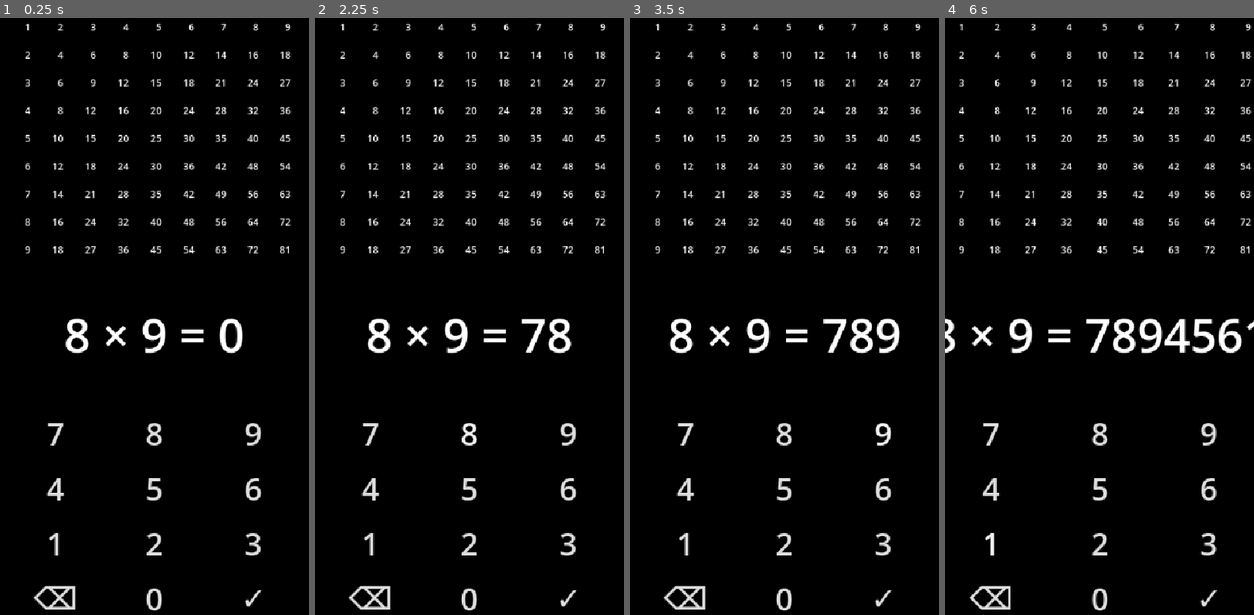
Above: before the commit, frames 1-4 (left to right).
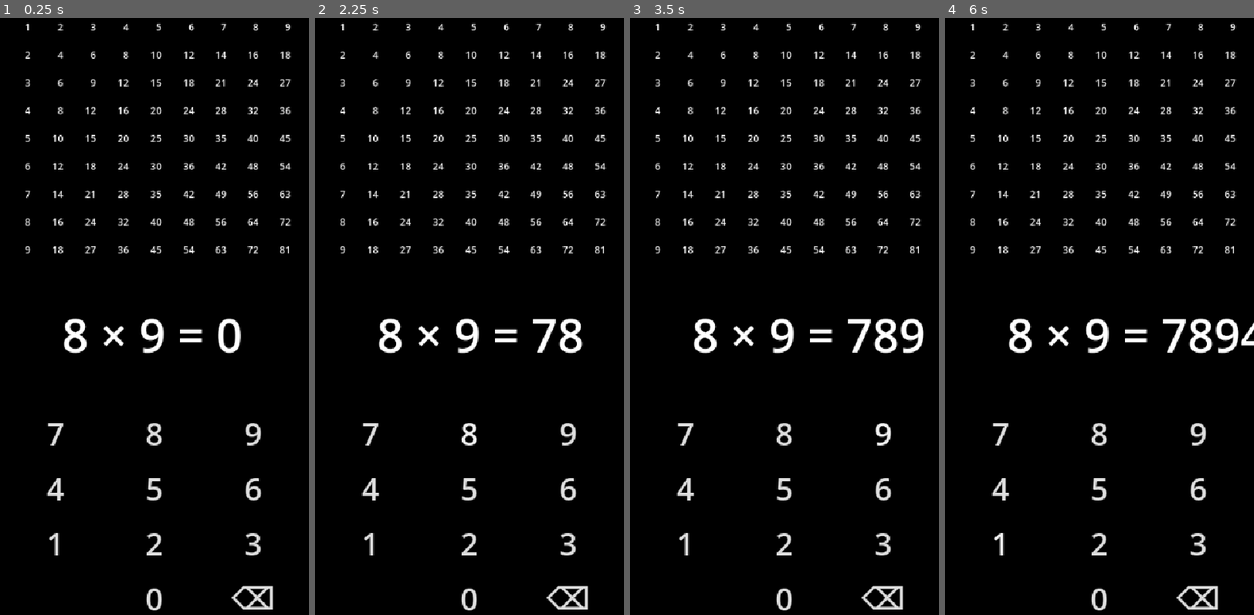
Above: after the commit, the same moments.

Repository: not-learning/einmaleins
Game: Godot game, scene res://main.tscn
The game is run twice, just before and just after one commit, with the same random seed, the same clock (stepped at 60 frames per second) and the same inputs.
Inputs:
- Up to frame 1 (0.25 s): no input
- Up to frame 2 (2.25 s): click "0" at 0.5 s; click "7" at 1.25 s; click "8" at 2 s
- Up to frame 3 (3.5 s): click "9" at 2.75 s
- Up to frame 4 (6 s): click "4" at 3.5 s; click "5" at 4.25 s; click "6" at 5 s; click "1" at 5.75 s

The runs differ from the first frame. In frame 1, 1.4% of the frame differs, in the area x 10-89%, y 50-100%; in frame 2, 2.5%; in frame 3, 3.0%; in frame 4, 7.8%, in the area x 0-100%, y 0-100%.

Commit message:
No more "Check"; ✓ upon correct

Diff:
--- a/exercise.gd
+++ b/exercise.gd
@@ -1,11 +1,10 @@
 extends Label
 
-signal correct
+signal correct(a: int, b: int)
 
 var a: int
 var b: int
 var ans: int
-var check: bool
 var ex: String
 
 func _ready() -> void:
@@ -15,7 +14,7 @@
 func _process(_delta: float) -> void:
 	ex = "%d × %d = " % [a, b]
 	text = ex + str(ans)
-	if check && ans == a * b:
+	if ans == a * b:
 		a = randi() % 8 + 2
 		b = randi() % 8 + 2
-		correct.emit()
+		correct.emit(a, b)
--- a/exercise.tscn
+++ b/exercise.tscn
@@ -5,12 +5,14 @@
 [node name="ExMargin" type="MarginContainer"]
 offset_right = 40.0
 offset_bottom = 40.0
-size_flags_horizontal = 4
+size_flags_horizontal = 3
 size_flags_vertical = 0
+theme_override_constants/margin_left = 100
 theme_override_constants/margin_top = 50
 theme_override_constants/margin_bottom = 50
 
 [node name="Exercise" type="Label" parent="."]
 layout_mode = 2
 theme_override_font_sizes/font_size = 75
+clip_text = true
 script = ExtResource("1_7w0te")
--- a/keypad.gd
+++ b/keypad.gd
@@ -1,6 +1,6 @@
 extends GridContainer
 
-signal ans_upd(num: int, check: bool)
+signal ans_upd(num: int)
 
 @export var button_scene: PackedScene
 var ans: int
@@ -17,12 +17,12 @@
 	"7", "8", "9",
 	"4", "5", "6",
 	"1", "2", "3",
-	"⌫", "0", "✓",
+	" ", "0", "⌫",
 ]
 
 func _ready() -> void:
 	for i in 12:
-		var keyMarg = button_scene.instantiate()
+		var keyMarg = preload("res://key_num.tscn").instantiate()
 		add_child(keyMarg)
 		var btn = keyMarg.get_node("KeyNum")
 		btn.text = strs[i]
@@ -30,17 +30,13 @@
 		btn.send_num.connect(_on_send_num)
 
 func _on_send_num(num: int):
-	check = false
-	if num == 9:
+	if num == 11:
 		ans /= 10
-	elif num == 11:
-		check = true
 	else:
 		ans = nums[num] + 10*ans
-	ans_upd.emit(ans, check)
+	ans_upd.emit(ans)
 
-func _process(delta: float) -> void:
-	check = false
+func _process(_delta: float) -> void:
 	if Input.is_action_just_pressed("kb_0"):
 		ans *= 10
 	if Input.is_action_just_pressed("kb_1"):
@@ -63,6 +59,4 @@
 		ans = 10*ans + 9
 	if Input.is_action_just_pressed("kb_erase"):
 		ans /= 10
-	if Input.is_action_just_pressed("kb_check"):
-		check = true
-	ans_upd.emit(ans, check)
+	ans_upd.emit(ans)
--- a/main.gd
+++ b/main.gd
@@ -2,20 +2,26 @@
 
 var ex: Label
 var kp: GridContainer
+var xt: Array[Node]
 
 func _ready() -> void:
 	kp = get_node("KeypadMargin/Keypad")
 	kp.ans_upd.connect(_on_ans_upd)
 	ex = get_node("ExMargin/Exercise")
 	ex.correct.connect(_on_correct)
+	var a := get_node("Xtable")
+	xt = a.get_child(0).get_children()
 
-func _on_ans_upd(ans: int, check: bool):
+func _on_ans_upd(ans: int):
 	ex.ans = ans
-	ex.check = check
 
-func _on_correct():
+func _on_correct(a: int, b: int):
 	kp.ans = 0
 	ex.ans = 0
+	var i1 := 9*b + a-10
+	var i2 := 9*a + b-10
+	xt[i1].get_node("Mult").text = "✓"
+	xt[i2].get_node("Mult").text = "✓"
 
 func _process(delta: float) -> void:
 	pass
--- a/xtable.gd
+++ b/xtable.gd
@@ -5,9 +5,13 @@
 func _ready() -> void:
 	for i in 9:
 		for j in 9:
-			var mul = mult_scene.instantiate()
+			var mul = preload("res://mult.tscn").instantiate()
 			mul.get_node("Mult").text = str((i+1) * (j+1))
 			add_child(mul)
+	var tt := get_children()
+	for i in 81:
+		var a := i%9 + 1
+		var b := i/9 + 1
 
 func _process(delta: float) -> void:
 	pass
--- a/xtable.tscn
+++ b/xtable.tscn
@@ -3,7 +3,7 @@
 [ext_resource type="Script" uid="uid://cj4qu1optf0t8" path="res://xtable.gd" id="1_tt13t"]
 [ext_resource type="PackedScene" uid="uid://bcvt6up78uf5o" path="res://mult.tscn" id="2_v0xh4"]
 
-[node name="MarginContainer" type="MarginContainer"]
+[node name="XtableMargin" type="MarginContainer"]
 offset_right = 20.0
 offset_bottom = 20.0
 theme_override_constants/margin_left = 10
